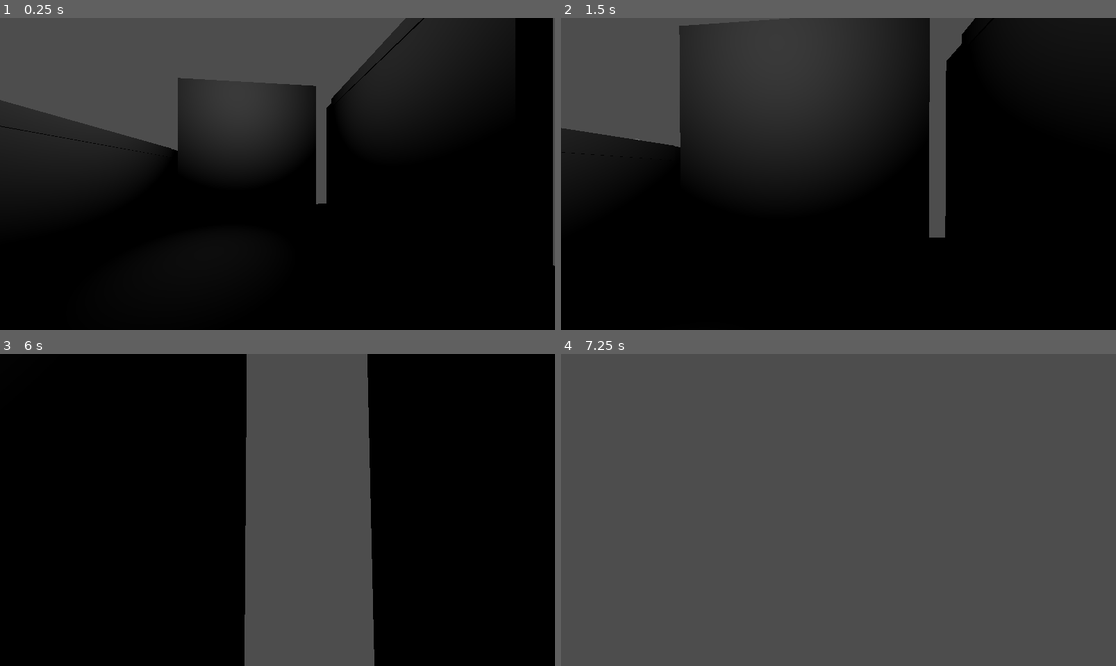
Above: before the commit, frames 1-4 (two rows, left to right).
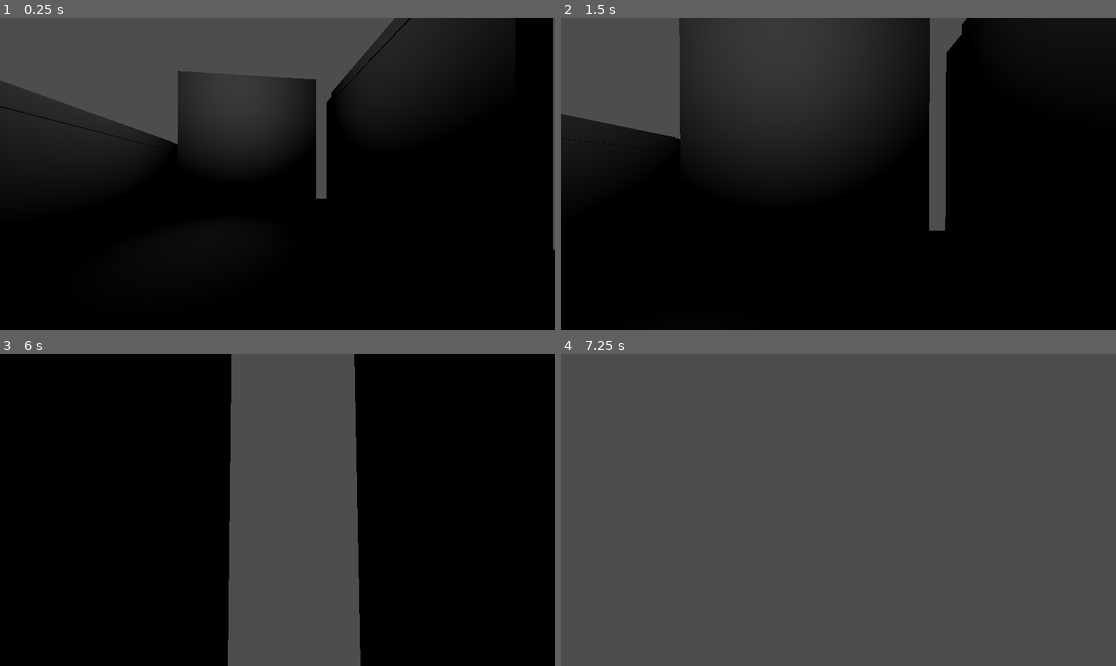
Above: after the commit, the same moments.

Repository: damikdk/fifth-try
Game: Godot game, scene res://World.tscn
The game is run twice, just before and just after one commit, with the same random seed, the same clock (stepped at 60 frames per second) and the same inputs.
Inputs (mouse positions are in pixels of both pictures, inside the frame that each line leads up to):
- Up to frame 1 (0.25 s): no input
- Up to frame 2 (1.5 s): tap Enter at 0.5 s; move the mouse to (866, 174) at 0.52 s; hold W (move_forward) from 0.53 s (still down); right-click (866, 174) at 0.6 s; tap Space (jump) at 0.77, 0.8, 1.07, 1.35 s; move the mouse to (810, 174) at 1.27 s
- Up to frame 3 (6 s): tap Space (jump) at 1.52, 1.82, 2.3, 2.75, 3.02, 3.32, 3.6, 3.77, 4.07, 4.25, 4.52, 4.82, 5.3, 5.75, 5.85 s; right-click (249, 510) at 1.55 s; move the mouse to (288, 503) at 2.02 s; right-click (288, 503) at 2.1 s; move the mouse to (271, 516) at 2.77 s; right-click (271, 516) at 2.85 s; tap Enter at 3.5, 5 s; move the mouse to (316, 513) at 3.52 s; move the mouse to (233, 506) at 4.27 s; right-click (233, 506) at 4.35 s; move the mouse to (283, 510) at 5.02 s; right-click (283, 510) at 5.1 s; move the mouse to (255, 503) at 5.77 s; release W (move_forward) at 5.78 s; hold D (move_right) from 5.78 s (still down)
- Up to frame 4 (7.25 s): tap Space (jump) at 6.02, 6.32, 6.77, 6.8, 7.07 s; right-click (816, 503) at 6.05 s; move the mouse to (866, 510) at 6.52 s; release D (move_right) at 6.53 s; hold W (move_forward) from 6.53 s (still down); right-click (866, 510) at 6.6 s

The runs differ from the first frame. In frame 1, 2.3% of the frame differs, in the area x 0-100%, y 0-80%; in frame 2, 1.2%; in frame 3, 5.3%, in the area x 41-68%, y 0-100%; in frame 4, nothing differs.

Commit message:
Change movement a bit

Diff:
--- a/FPS.gd
+++ b/FPS.gd
@@ -2,7 +2,8 @@
 
 var speed = 6
 var max_speed_vector = Vector3(speed, speed, speed)
-var jump = 5
+var jump = 10
+var mass = 5
 
 var mouse_sense = 0.1
 
@@ -61,7 +62,6 @@
 				var points = hit_result.collider.teleport_points
 
 				if (points.size() > 0):
-					print("-=------=-=-==--=-=-==-=-")
 					var closest_point = points[0]
 					var minimal_distance = 9999
 
@@ -90,7 +90,7 @@
 	if is_on_floor():
 		vertical_vector = Vector3.ZERO
 	else:
-		vertical_vector += -up_direction * 9.8 * delta
+		vertical_vector += -up_direction * 9.8 * mass * delta
 
 	if Input.is_action_just_pressed("jump") and is_on_floor():
 		vertical_vector.y += jump
